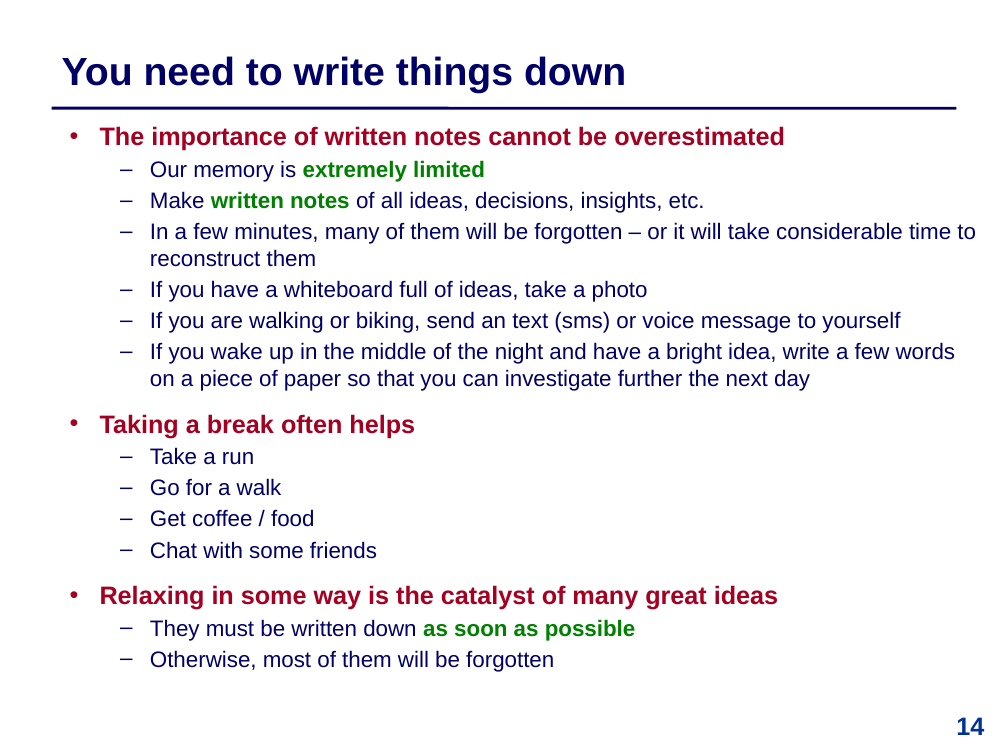
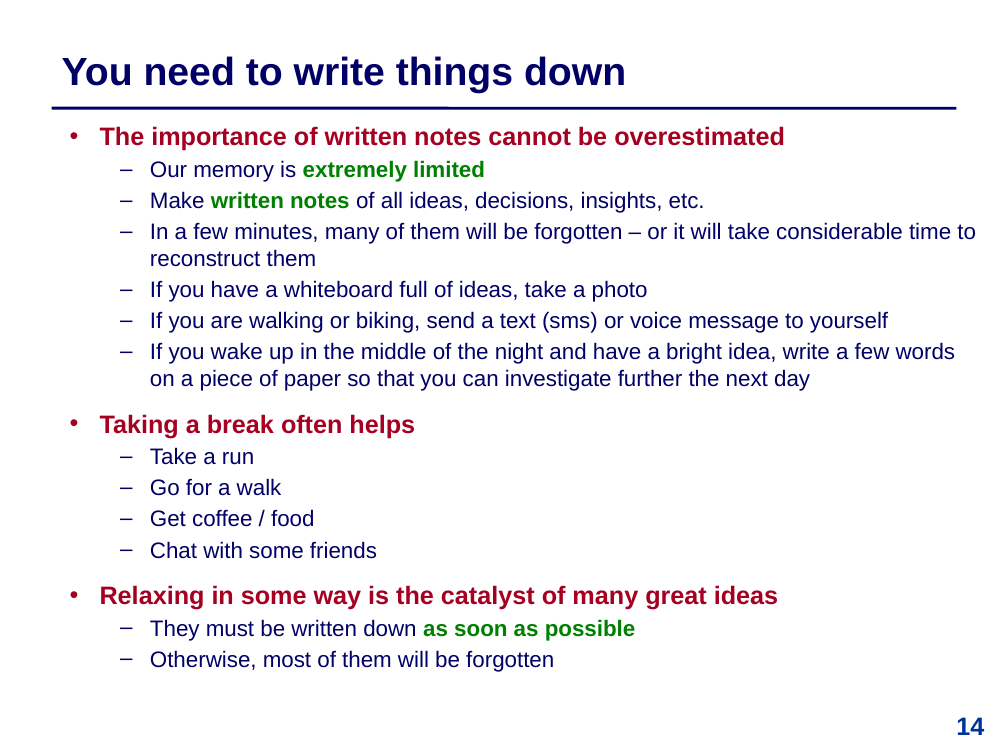
Before and after one commit to IntProgAU/Materiale, a slide deck: slide 14 of web/b24/1 Bachelor Contract .pptx. Drawn at 1008x756 pixels with LibreOffice and Linux fonts; fonts in the diff are those of the drawing. Boxes give left, top, right and bottom in pixels: in the first picture for what was removed or moved away, otherwise in the second. Text is boxed around its words. In the diff, an @@ line names an element or a change of style, - is before the commit and + after.

```diff
--- a/web/b24/1 Bachelor Contract .pptx
+++ b/web/b24/1 Bachelor Contract .pptx
@@ text at bbox=[150, 311, 888, 333]: text changed @@
-  – If you are walking or biking, send an text (sms) or voice message to yourself
+  – If you are walking or biking, send a text (sms) or voice message to yourself
```
Also in this commit, not shown: 3 other slides changed.
